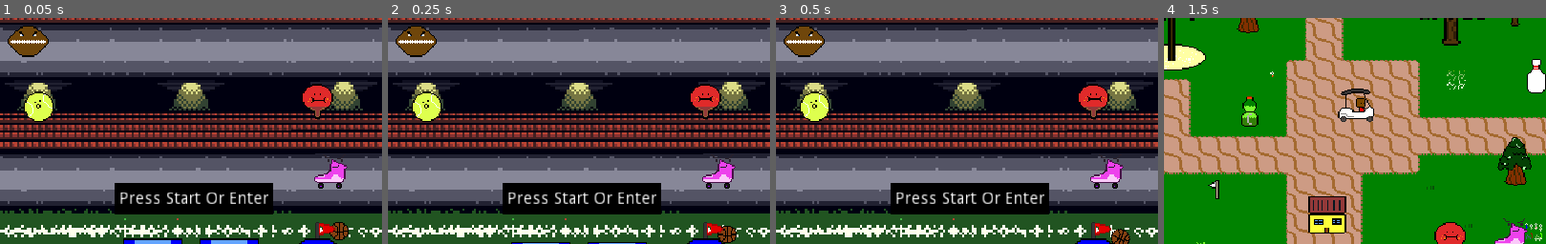
Above: before the commit, frames 1-4 (left to right).
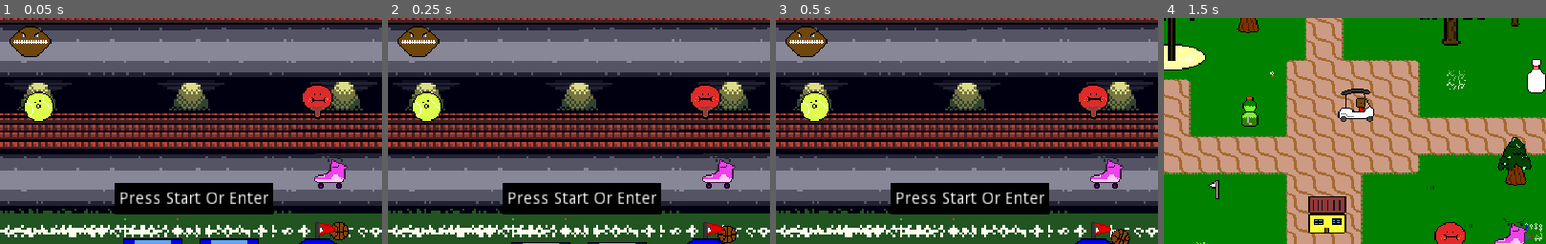
Above: after the commit, the same moments.

Repository: AdamSmif/Sportsball-Adventures
Game: Godot game, scene res://UI/TitleScreen.tscn
Same seed, same stepped clock (60 frames per second), same inputs: the game is played once before the commit and once after it.
Inputs:
- Up to frame 1 (0.05 s): no input
- Up to frame 2 (0.25 s): no input
- Up to frame 3 (0.5 s): no input
- Up to frame 4 (1.5 s): tap Enter at 0.5 s; hold Up (ui_up) from 0.53 s (still down); tap Space (jump) at 0.77 s
The pictures show only the part of the screen within x 25-75%, y 31-80%; the shares and areas given below are measured in that part.

The runs differ from the first frame. In frame 1, 0.4% of the frame differs, in the area x 2-14%, y 3-18%; in frame 2, 0.4%; in frame 3, 0.4%; in frame 4, nothing differs.

Commit message:
set so players2-8 don't collide with tiles

Diff:
--- a/UI/TitleScreen.tscn
+++ b/UI/TitleScreen.tscn
@@ -142,6 +142,8 @@
 [node name="BeachTile" parent="." instance=ExtResource( 3 )]
 modulate = Color( 0.113725, 0.494118, 0.0235294, 1 )
 position = Vector2( 288, 352 )
+collision_layer = 2
+collision_mask = 3
 tile_data = PoolIntArray( -851981, 0, 4, -851980, 0, 196609, -851979, 0, 196609, -851978, 0, 196609, -851977, 0, 196609 …(2203 unchanged characters)…
 
 [node name="Camera2D" type="Camera2D" parent="."]
@@ -179,25 +181,31 @@
 
 [node name="FootballGuy" parent="." instance=ExtResource( 13 )]
 position = Vector2( 184.849, 136.692 )
+collision_layer = 64
 
 [node name="BaseballBat" parent="." instance=ExtResource( 11 )]
 position = Vector2( 523.609, 147.259 )
+collision_layer = 32
 
 [node name="GolfballPlayer" parent="." instance=ExtResource( 12 )]
 position = Vector2( 512, 224 )
+collision_layer = 64
 
 [node name="Basket" parent="." instance=ExtResource( 5 )]
 position = Vector2( 426.039, 320.149 )
 
 [node name="TennisBall" parent="." instance=ExtResource( 16 )]
 position = Vector2( 192, 192 )
+collision_layer = 64
 
 [node name="PingPongPaddle" parent="." instance=ExtResource( 17 )]
 position = Vector2( 426.889, 187.431 )
+collision_layer = 64
 
 [node name="VolleyballNet" parent="." instance=ExtResource( 18 )]
 position = Vector2( 177.783, 334.769 )
 
 [node name="rollerblades" parent="." instance=ExtResource( 19 )]
 position = Vector2( 437.245, 247.411 )
+collision_layer = 64
 [connection signal="pressed" from="Button" to="Button" method="_on_Button_pressed"]
--- a/project.godot
+++ b/project.godot
@@ -27,7 +27,6 @@
 window/size/height=380
 window/size/test_width=1280
 window/size/test_height=720
-window/vsync/use_vsync=false
 window/stretch/mode="2d"
 window/stretch/aspect="expand"
 
@@ -280,6 +279,7 @@
 2d_physics/layer_4="Item"
 2d_physics/layer_5="Enemy"
 2d_physics/layer_6="Disc"
+2d_physics/layer_7="Player2-8"
 
 [rendering]
 
